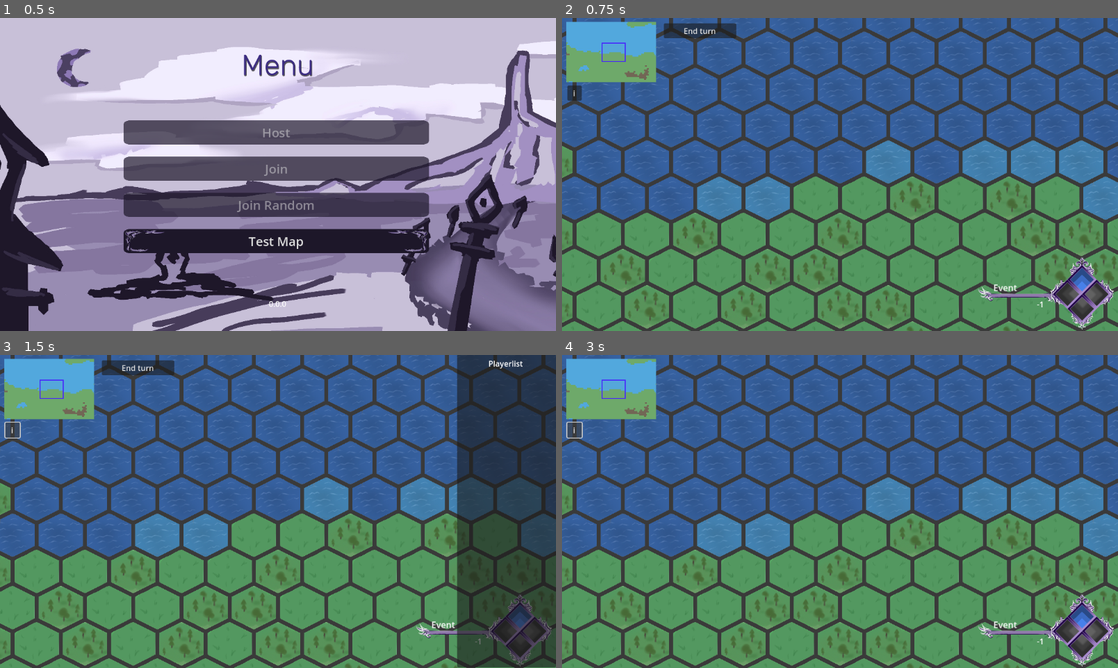
Above: before the commit, frames 1-4 (two rows, left to right).
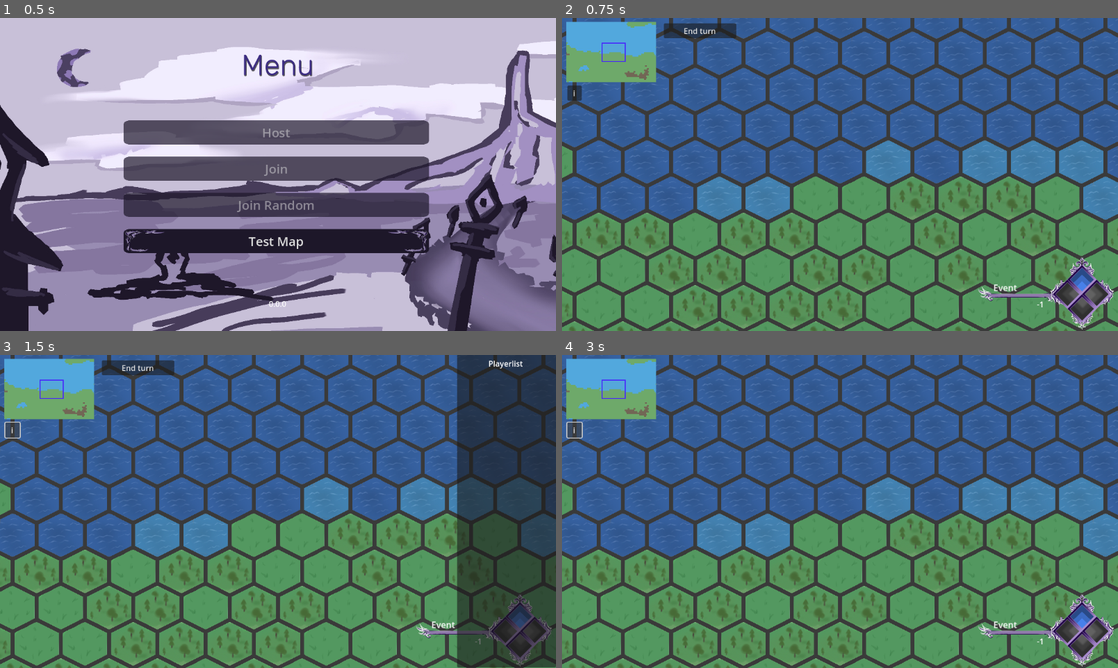
Above: after the commit, the same moments.

Repository: DragonCat4012/Shyv_Game
Game: Godot game, scene res://Scenes/menu.tscn
Two runs of this game, one before a commit and one after it. Both use one fixed random seed, a clock stepped at 60 frames per second and the inputs below.
Inputs:
- Up to frame 1 (0.5 s): no input
- Up to frame 2 (0.75 s): click "Test Map" at 0.5 s
- Up to frame 3 (1.5 s): click "i" at 1.25 s
- Up to frame 4 (3 s): click "End turn" at 2 s; click "i" at 2.75 s

Frame 1 is identical in both runs. In frame 2, 2.9% of the frame differs, in the area x 0-100%, y 45-100%; in frame 3, 2.6%; in frame 4, 2.9%.
Error in both runs: Invalid access to property or key 'assignedID' on a base object of type 'Nil'. (res://Scenes/Overlays/PhaseManager.gd:6)

Commit message:
move map stuff into tilempa node

Diff:
--- a/Scenes/Game/MapScene.gd
+++ b/Scenes/Game/MapScene.gd
@@ -1,7 +1,6 @@
 extends Node2D
 
 @onready var peer_id =$Camera2D/Control/NameBox/PeerID
-
 @onready var name_box = $Camera2D/Control/NameBox
 
 # Tile Info
@@ -23,39 +22,14 @@
 @onready var turn_view = $Camera2D/Control/TurnView
 @onready var event_dialogue_scene = $Camera2D/Control/EventDialogueScene
 
-var source_id = 1
-
-var water_atlas = Vector2i(0,0)
-var water_atlas2 = Vector2i(0,4)
-var land_atlas = Vector2i(0,1)
-var land_atlas2 = Vector2i(1,1)
-var dessert_atlas = Vector2i(0,2)
-var high_land_atlas = Vector2i(0,3)
-
-var select_atlas = Vector2i(1,0)
-var building_atlas = Vector2i(2,0)
-var level_atlas = Vector2i(3,0)
-
 @export var noise_height_texture: NoiseTexture2D
 var noise: FastNoiseLite
 
-var width := 50
-var height := 50
+func _ready():
+	tile_map.init_data(GamManager.mapSeed, noise_height_texture)
+	tile_map.generate_world()
+	%Minimap._generate_world()
 
-# caching
-var oldSeelctedTile = null#Vector2i(-999,-999)
-var oldTileBuildings = []
-
-# Layers
-const layerTerrain = 0
-const layerLevel = 1
-const layerIcon = 2
-const layerSelect = 3
-
-func _ready():
-	noise = noise_height_texture.noise
-	noise.seed = GamManager.mapSeed
-	_generate_world()
 	peer_id.text = str(GamManager.ownID)
 
 	if GamManager.ownNation:
@@ -80,77 +54,32 @@
 	EventSystem.ENABLE_ACTIONS.connect(_toggle_views_for_event_selection.bind(false))
 
 func _process(_delta):
-	if oldTileBuildings == GamManager.building_tiles:
+	if tile_map.oldTileBuildings == GamManager.building_tiles:
 		return
-	_update_tile_buildings()
-	oldTileBuildings = GamManager.building_tiles
+	tile_map.update_tile_buildings()
+	tile_map.oldTileBuildings = GamManager.building_tiles
 
 func _on_control_gui_input(_event):
 	if Input.is_action_just_released("left_click"):
 		tile_map.local_to_map(to_local(get_global_mouse_position()))
-		#%Minimap.updateRect(to_local(get_global_mouse_position())) # TODO: highlight selected?
 		_select_tile(get_global_mouse_position())
 
 func _select_tile(global: Vector2):
 	var tilePos = tile_map.local_to_map(to_local(global))
-	tile_map.clear_layer(layerSelect) # clear previous seelction
+	tile_map.clear_layer(tile_map.layerSelect) # clear previous selection
 
-	if tilePos == oldSeelctedTile:
-		oldSeelctedTile = null
+	if tilePos == tile_map.oldSeelctedTile:
+		tile_map.oldSeelctedTile = null
 		_toggle_tile_info_visibillity(false)
 		return
 
-	oldSeelctedTile = tilePos
-	var buildingAtlasCoordinates = tile_map.get_cell_atlas_coords(layerTerrain, tilePos)
+	var buildingAtlasCoordinates = tile_map.get_building_atlas_coordinates(tilePos)
 	_toggle_tile_info_visibillity(true, buildingAtlasCoordinates)
 
-	tile_map.set_cell(layerSelect, tilePos, source_id, select_atlas)
+	tile_map.select_tile(tilePos)
+	tile_map.oldSeelctedTile = tilePos
 	coordinate_tracker.text = str(tilePos)
 	_style_selected_tile_info(tilePos)
-
-func _generate_world():
-	for x in range(-width/2 , width/2):
-		for y in range(-height/2, height/2):
-			var noiseValue := noise.get_noise_2d(2*x, 2*y)
-			if noiseValue >= 0.0: # land
-				tile_map.set_cell(layerTerrain, Vector2(x,y), source_id, land_atlas)
-				if randi() % 2:
-					tile_map.set_cell(layerTerrain, Vector2(x,y), source_id, land_atlas2)
-				GamManager.land_tiles.append(Vector2(x,y))
-			if noiseValue >= 0.4: # high land
-				tile_map.set_cell(layerTerrain, Vector2(x,y), source_id, high_land_atlas)
-				GamManager.land_tiles.append(Vector2(x,y))
-			elif noiseValue < 0.0: # water
-				tile_map.set_cell(layerTerrain, Vector2(x,y), source_id, water_atlas)
-				var touchesLand = false
-				var neighbors = [Vector2(2*x+1, 2*y), Vector2(2*x, 2*y+1), Vector2(2*x-1, 2*y),Vector2(2*x, 2*y-1),
-				Vector2(2*x-1, 2*y-1),Vector2(2*x+1, 2*y-1),Vector2(2*x+1, 2*y+1),Vector2(2*x-1, 2*y+1)]
-				for n in neighbors:
-					if noise.get_noise_2d(n.x, n.y) >= 0:
-						touchesLand = true
-				if touchesLand:
-					tile_map.set_cell(layerTerrain, Vector2(x,y), source_id, water_atlas2)
-	%Minimap._generate_world()
-
-func _update_tile_buildings():
-	tile_map.clear_layer(layerIcon)
-
-	for tile in GamManager.building_tiles:
-		var nation = GamManager.get_nation_to_tile(tile.coords)
-		var newAtlas = Vector2i(building_atlas.x, nation.building_tile_row)
-		var levelAtlas = Vector2i(level_atlas.x, tile.building.currentLevel)
-
-		tile_map.set_cell(layerIcon, tile.coords, source_id, newAtlas)
-		tile_map.set_cell(layerLevel, tile.coords, source_id, levelAtlas)
-
-		# Add nation colors to tiles
-		var modulatedIcon = tile_map.get_cell_tile_data(layerIcon, tile.coords)
-		if modulatedIcon:
-			modulatedIcon.modulate = nation.color
-
-		var modulatedLevel = tile_map.get_cell_tile_data(layerLevel, tile.coords)
-		if modulatedLevel:
-			modulatedLevel.modulate = nation.color
 
 func _toggle_tile_info_visibillity(on, atlasOwner=Vector2i(-1,-1)):
 	var ownerStr = "-"
--- a/Scenes/Game/Minimap.gd
+++ b/Scenes/Game/Minimap.gd
@@ -1,5 +1,6 @@
 extends TileMap
-@onready var map_node = $"../../../../.."
+@onready var map_node = $"../../../../../TileMap"
+
 @onready var focus = $"../Focus"
 @onready var sub_viewport = $".."
 
--- a/Scenes/Game/TileMap.gd
+++ b/Scenes/Game/TileMap.gd
@@ -1 +1,84 @@
 extends TileMap
+class_name GameMap
+
+var source_id = 1
+
+var water_atlas = Vector2i(0,0)
+var water_atlas2 = Vector2i(0,4)
+var land_atlas = Vector2i(0,1)
+var land_atlas2 = Vector2i(1,1)
+var dessert_atlas = Vector2i(0,2)
+var high_land_atlas = Vector2i(0,3)
+var landVariations = [land_atlas, land_atlas2]
+
+var select_atlas = Vector2i(1,0)
+var building_atlas = Vector2i(2,0)
+var level_atlas = Vector2i(3,0)
+
+# Layers
+const layerTerrain = 0
+const layerLevel = 1
+const layerIcon = 2
+const layerSelect = 3
+
+var noise: FastNoiseLite
+
+var width := 50
+var height := 50
+
+# caching
+var oldSeelctedTile = null#Vector2i(-999,-999)
+var oldTileBuildings = []
+
+func update_tile_buildings():
+	clear_layer(layerIcon)
+
+	for tile in GamManager.building_tiles:
+		var nation = GamManager.get_nation_to_tile(tile.coords)
+		var newAtlas = Vector2i(building_atlas.x, nation.building_tile_row)
+		var levelAtlas = Vector2i(level_atlas.x, tile.building.currentLevel)
+
+		set_cell(layerIcon, tile.coords, source_id, newAtlas)
+		set_cell(layerLevel, tile.coords, source_id, levelAtlas)
+
+		# Add nation colors to tiles
+		var modulatedIcon = get_cell_tile_data(layerIcon, tile.coords)
+		if modulatedIcon:
+			modulatedIcon.modulate = nation.color
+
+		var modulatedLevel = get_cell_tile_data(layerLevel, tile.coords)
+		if modulatedLevel:
+			modulatedLevel.modulate = nation.color
+
+# SELECTION
+func select_tile(tilePos: Vector2):
+	set_cell(layerSelect, tilePos, source_id, select_atlas)
+
+func get_building_atlas_coordinates(tilePos: Vector2):
+	return get_cell_atlas_coords(layerTerrain, tilePos)
+
+# INIT
+func init_data(seed, noise_height_texture):
+	noise = noise_height_texture.noise
+	noise.seed = seed
+
+func generate_world():
+	for x in range(-width/2 , width/2):
+		for y in range(-height/2, height/2):
+			var noiseValue := noise.get_noise_2d(2*x, 2*y)
+			if noiseValue >= 0.0: # land
+				set_cell(layerTerrain, Vector2(x,y), source_id, landVariations.pick_random())
+				GamManager.land_tiles.append(Vector2(x,y))
+			if noiseValue >= 0.4: # high land
+				set_cell(layerTerrain, Vector2(x,y), source_id, high_land_atlas)
+				GamManager.land_tiles.append(Vector2(x,y))
+			elif noiseValue < 0.0: # water
+				set_cell(layerTerrain, Vector2(x,y), source_id, water_atlas)
+				var touchesLand = false
+				var neighbors = [Vector2(2*x+1, 2*y), Vector2(2*x, 2*y+1), Vector2(2*x-1, 2*y),Vector2(2*x, 2*y-1),
+				Vector2(2*x-1, 2*y-1),Vector2(2*x+1, 2*y-1),Vector2(2*x+1, 2*y+1),Vector2(2*x-1, 2*y+1)]
+				for n in neighbors:
+					if noise.get_noise_2d(n.x, n.y) >= 0:
+						touchesLand = true
+				if touchesLand:
+					set_cell(layerTerrain, Vector2(x,y), source_id, water_atlas2)
